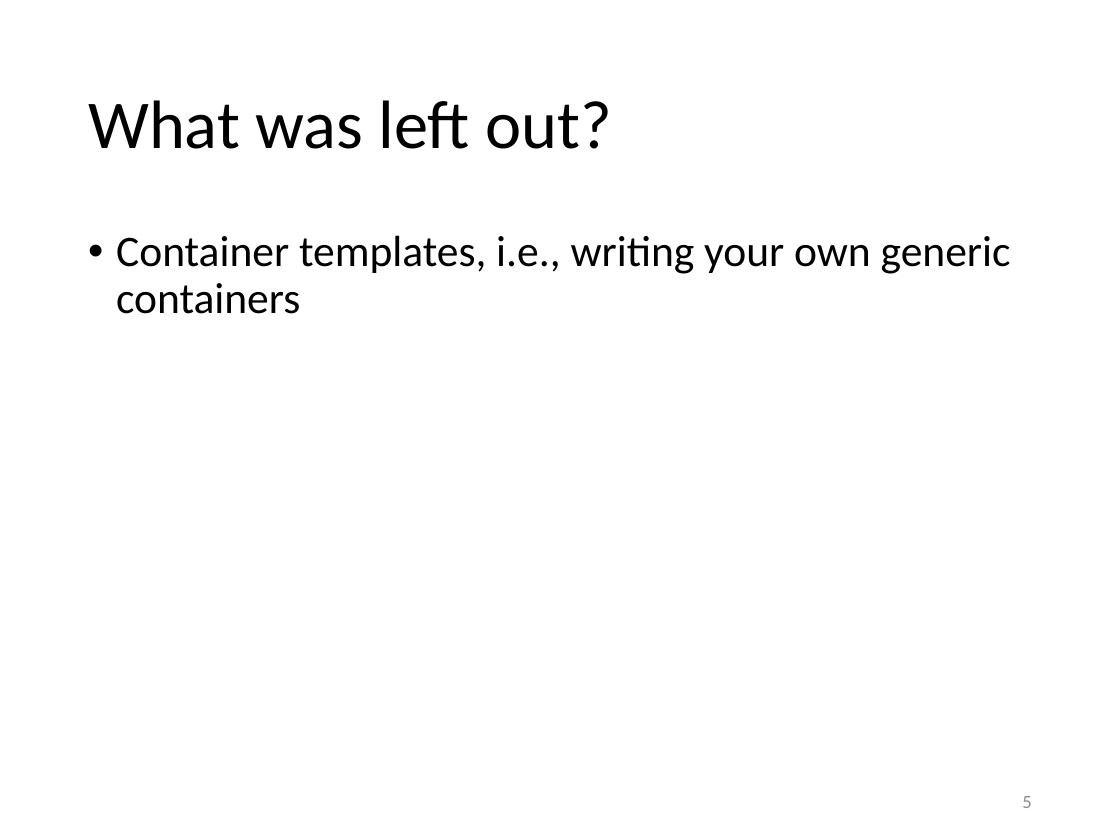
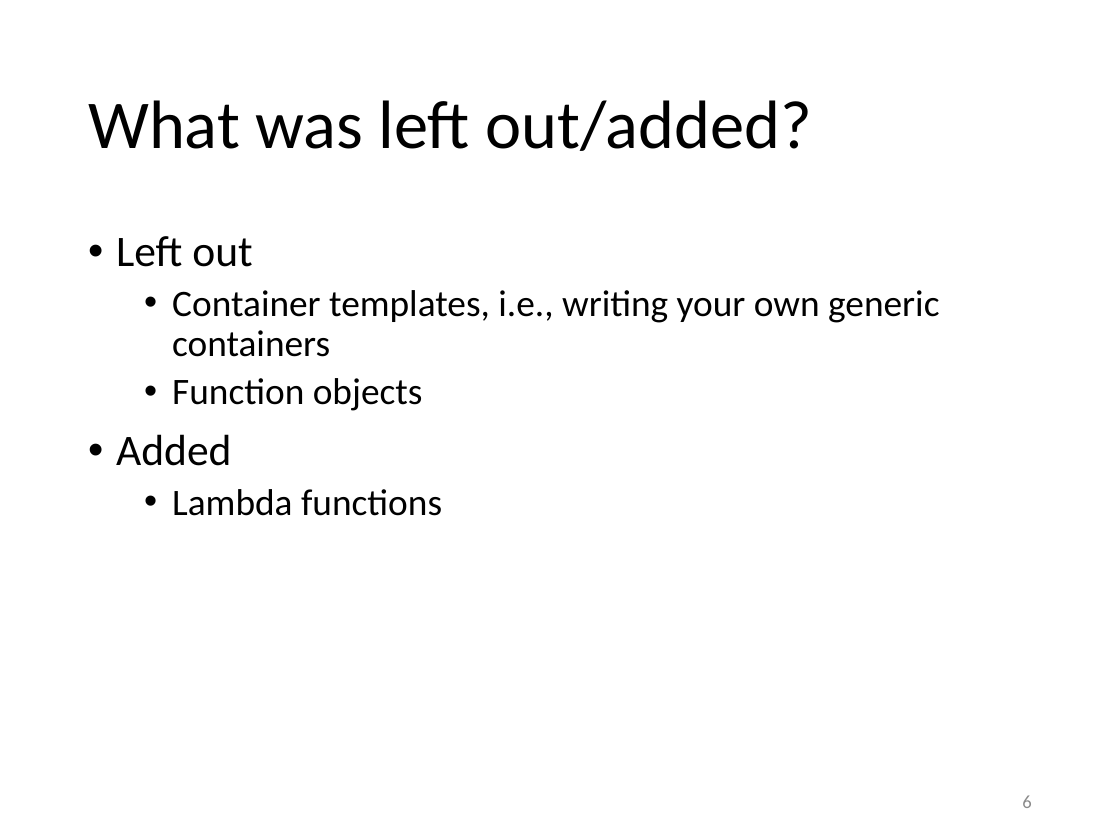
Before and after one commit to gjbex/training-material, a slide deck: slide 6 of CPlusPlus/05_essential_cpp_templates.pptx (slide 5 before the commit). Drawn at 1120x840 pixels with LibreOffice and Linux fonts; fonts in the diff are those of the drawing. Boxes give left, top, right and bottom in pixels: in the first picture for what was removed or moved away, otherwise in the second. Text is boxed around its words. In the diff, an @@ line names an element or a change of style, - is before the commit and + after.

```diff
--- a/CPlusPlus/05_essential_cpp_templates.pptx
+++ b/CPlusPlus/05_essential_cpp_templates.pptx
@@ title at <box>88,100,811,151</box>: text changed @@
-What was left out?
+What was left out/added?
@@ text at <box>116,236,252,267</box>: paragraph added @@
+• Left out
@@ text at <box>172,290,939,357</box>: size 28 to 24 pt in "Container templates, i.e., writing your own generic ..."; list level 1 to 2 in "Container templates, i.e., writing your ..." @@
@@ text at <box>116,378,442,516</box>: paragraphs added @@
+  • Function objects
+• Added
+  • Lambda functions
@@ page number at <box>1022,795,1031,808</box>: text changed @@
-5
+6
```
Also in this commit, not shown: 1 slide added.
